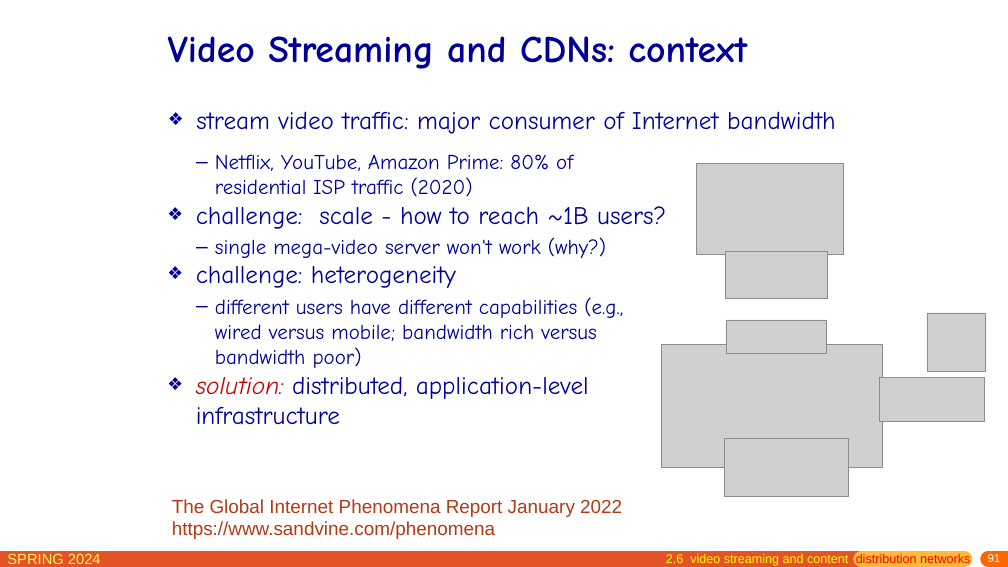
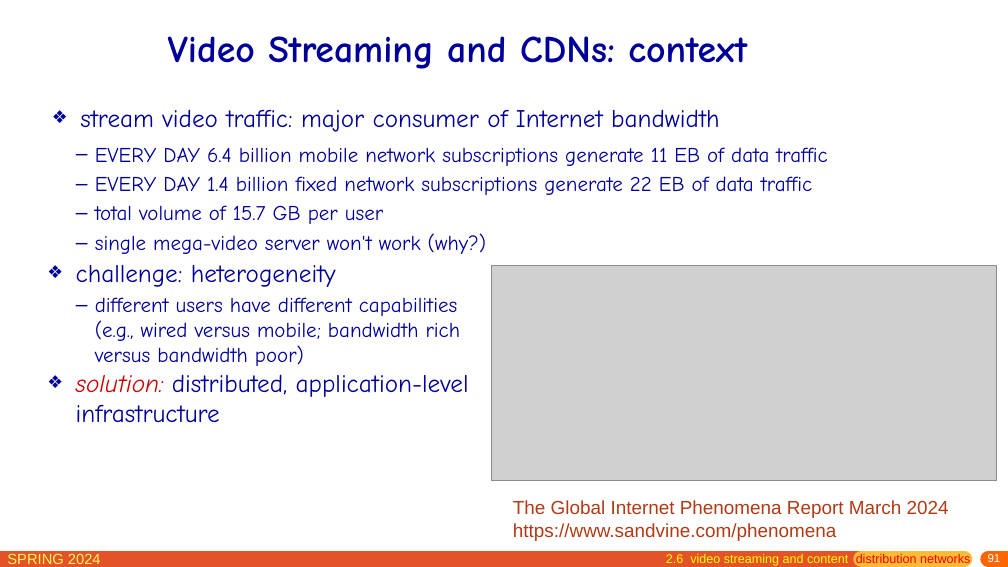
Before and after one commit to network-whu/slides, a slide deck: slide 91 of pptx/chapter2.pptx. Drawn at 1008x567 pixels with LibreOffice and Linux fonts; fonts in the diff are those of the drawing; grey boxes stand for pictures. Boxes give left, top, right and bottom in pixels: in the first picture for what was removed or moved away, otherwise in the second. Text is boxed around its words. In the diff, an @@ line names an element or a change of style, - is before the commit and + after.

```diff
--- a/pptx/chapter2.pptx
+++ b/pptx/chapter2.pptx
@@ text "stream video traffic: major consumer ...": place and size @@
-text "stream video traffic: major consumer ..." at box(196, 111, 836, 134)
+text "stream video traffic: major consumer ..." at box(80, 109, 720, 132)
@@ text "challenge: heterogeneity": place and size @@
-text "challenge: heterogeneity" at box(196, 154, 666, 425)
+text "challenge: heterogeneity" at box(76, 265, 469, 423)
@@ text added at box(95, 147, 827, 254), 20 pt, text #000099 @@
+  – EVERY DAY 6.4 billion mobile network subscriptions generate 11 EB of data traffic
+  – EVERY DAY 1.4 billion fixed network subscriptions generate 22 EB of data traffic
+  – total volume of 15.7 GB per user
+  – single mega-video server won't work (why?)
@@ text at box(196, 154, 666, 258): paragraphs removed @@
-  – Netflix, YouTube, Amazon Prime: 80% of residential ISP traffic (2020)
-❖ challenge: scale - how to reach ~1B users?
-  – single mega-video server won't work (why?)
@@ picture removed at box(696, 163, 844, 255) @@
@@ picture added at box(492, 265, 997, 479) @@
@@ picture removed at box(726, 251, 827, 298) @@
@@ picture removed at box(727, 320, 827, 353) @@
@@ picture removed at box(927, 313, 985, 371) @@
@@ picture removed at box(661, 344, 882, 468) @@
@@ picture removed at box(879, 378, 985, 422) @@
@@ picture removed at box(725, 439, 849, 497) @@
@@ text "The Global Internet Phenomena Report ...": place and size @@
-text "The Global Internet Phenomena Report ..." at box(172, 499, 622, 539)
+text "The Global Internet Phenomena Report ..." at box(513, 500, 949, 541)
@@ text at box(513, 500, 949, 518): text changed @@
-The Global Internet Phenomena Report January 2022
+The Global Internet Phenomena Report March 2024
```
Also in this commit, not shown: 8 other slides changed, 2 slides removed.
